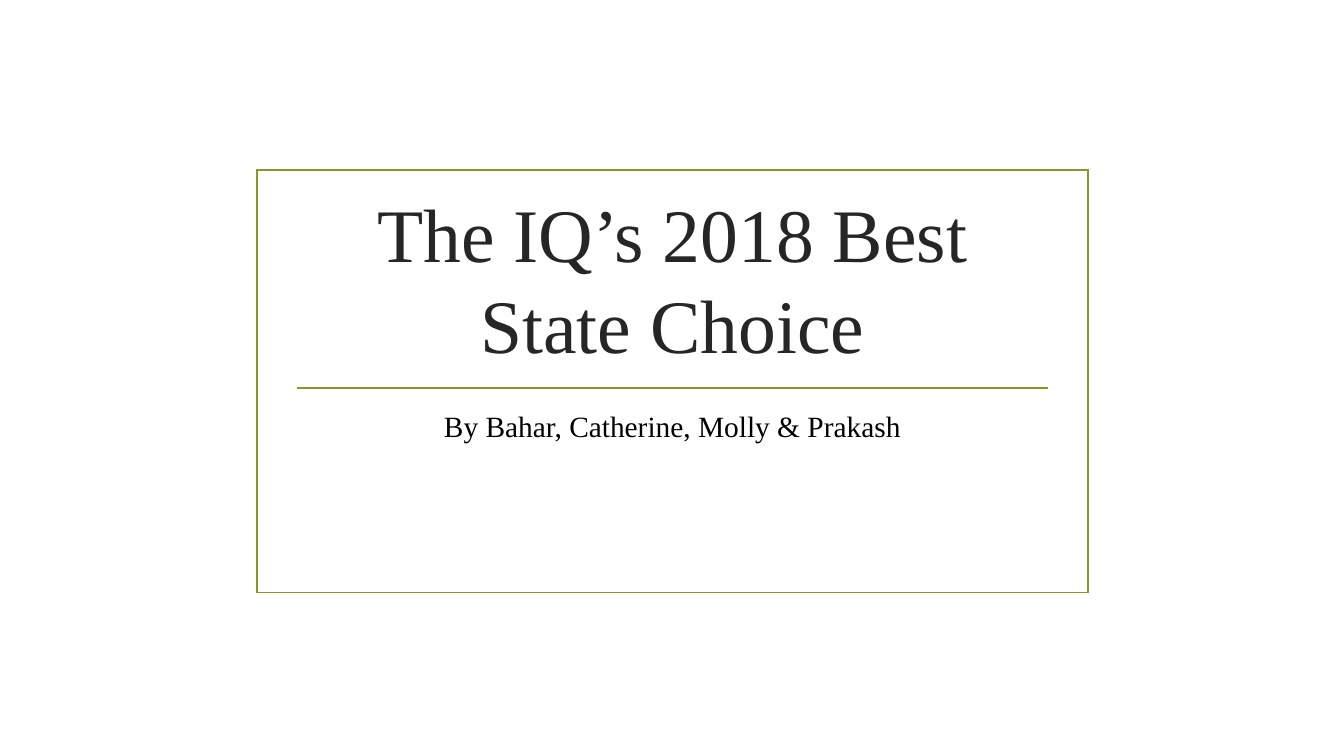
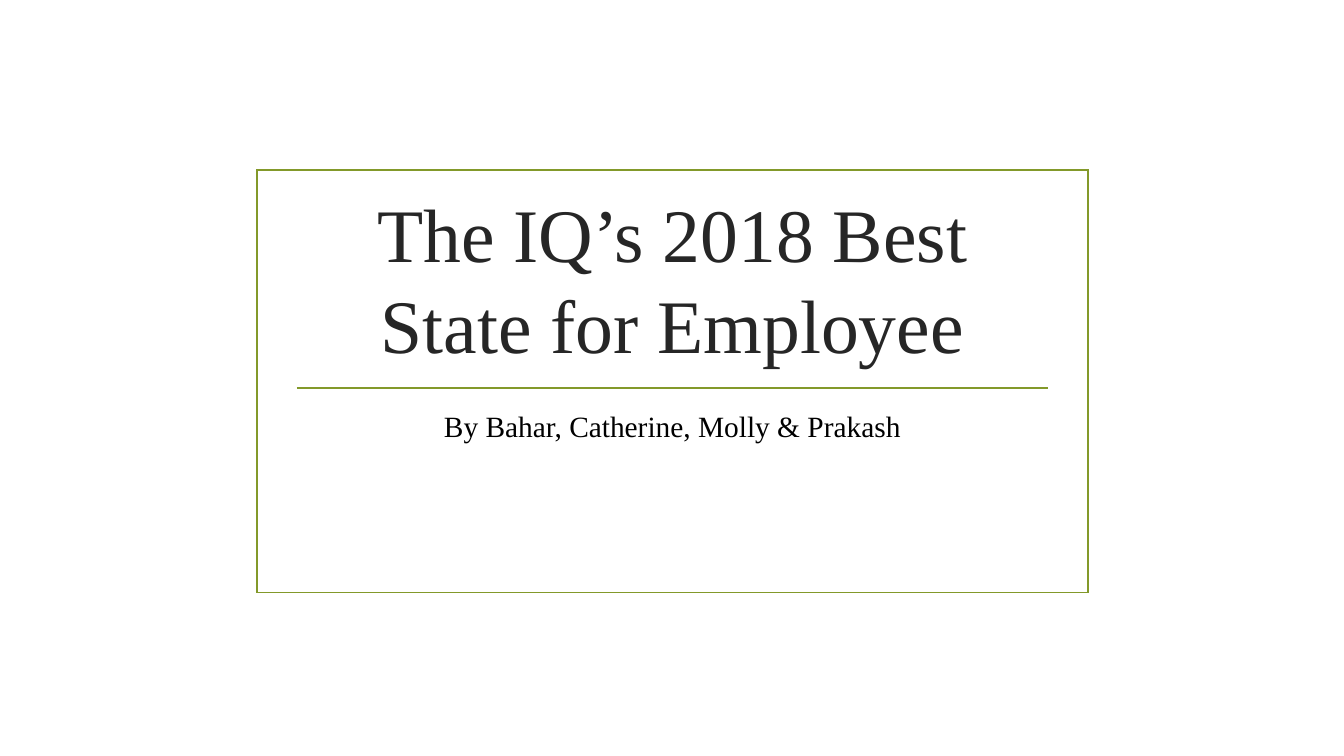
Before and after one commit to prakashbalasubramaniam/The_Incredible_Quad, a slide deck: slide 1 of Working_Presentation.pptx. Drawn at 1344x756 pixels with LibreOffice and Linux fonts; fonts in the diff are those of the drawing; background and template pictures are left out. Boxes give left, top, right and bottom in pixels: in the first picture for what was removed or moved away, otherwise in the second. Text is boxed around its words. In the diff, an @@ line names an element or a change of style, - is before the commit and + after.

```diff
--- a/Working_Presentation.pptx
+++ b/Working_Presentation.pptx
@@ title at [377,209,967,368]: text changed @@
-The IQ’s 2018 Best State Choice
+The IQ’s 2018 Best State for Employee
```
Also in this commit, not shown: 4 other slides changed, 5 slides added, 1 slide removed, 4 other files.
